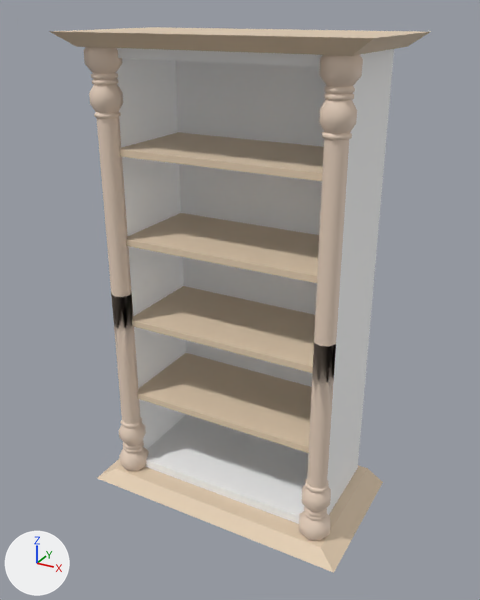
Renders of the FBX model Loheldi_Project/Assets/Resources/Models/Furniture/Antique/Bookcase_A.fbx from each side of a commit.
Camera for both pictures: a 50 mm camera at (1.25, -2.31, 2.07) aimed at (0.02, -0.06, 0.94). The axes (+X, +Y, +Z) are drawn at lower left. The lights are the same throughout. Where no turn or scale is listed for an object, it has been applied to the vertices.
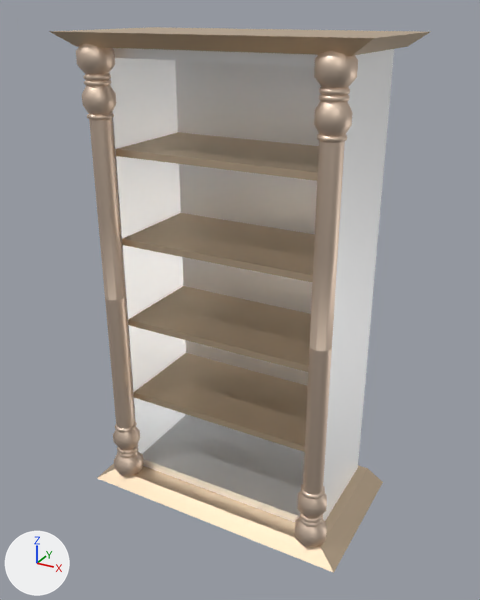
The change in detail:
In material 'Material.013' (mat_material_013), metallic goes from 0.0 to 1.0.
In material 'Material.001' (mat_material_001), metallic goes from 0.0 to 1.0.
In material 'Material.008' (mat_material_008), metallic goes from 0.0 to 1.0.
me_mesh_051 has 296 vertices, 545 faces and spans x -0.54..-0.4, y -0.31..-0.17, z 0.03..1.96.
me_mesh_051 is used by ob_polysurface2_001; location (0.0, 0.0, 0.0).
Part 1, on me_mesh_051:
272 faces are deleted.
272 new faces join them.
me_mesh_048 has 296 vertices, 545 faces and spans x 43.0..58.0, y -198.0..-3.0, z 18.0..34.0.
me_mesh_048 is used by ob_polysurface2_003; parent ob_table_11_001; location (-437.7, 0.0, -0.0000381); rotation (0.0, 3.142, 0.0), in degrees (0, 180, 0); scale (-0.924, -0.99, -0.924).
Part 2, on me_mesh_048:
272 faces are deleted.
272 new faces join them.
Object 'polySurface2.001' (ob_polysurface2_001) moves from (0.0, 0.0, 0.0) to (0.0, -0.042, 0.0).
In object 'polySurface2.003' (ob_polysurface2_003), parent is no longer ob_table_11_001.
Object 'polySurface2.003' (ob_polysurface2_003) moves from (-437.7, 0.0, -0.0000381) to (0.0, -0.0423, 0.0).
Object 'polySurface2.003' (ob_polysurface2_003) turns from (0, 180, 0) to (90, 0, 180) degrees about x, y and z.
Object 'polySurface2.003' (ob_polysurface2_003) is rescaled from (-0.924, -0.99, -0.924) to (-0.00924, -0.0099, -0.00924).

What differs and where, as boxes [x1, y1, x2, y2] in the pictures (480 x 600 px; the box of a moved part takes in the faces that stretch with it):
'polySurface1.001', surface changed
    both: [109, 48, 394, 524]
'polySurface7.001', surface changed (beige to brown)
    both: [51, 27, 427, 573]
'polySurface2.003', surface changed, moved, turned, rescaled
    before: [299, 55, 363, 541]
    after: [295, 51, 358, 547]
'polySurface2.001', surface changed, moved
    before: [84, 47, 149, 471]
    after: [76, 43, 144, 476]
part 1 of me_mesh_051, moved or reshaped
    before: [84, 47, 132, 297]
    after: [76, 43, 125, 300]
part 2 of me_mesh_048, moved or reshaped
    before: [314, 55, 363, 347]
    after: [309, 51, 358, 351]
